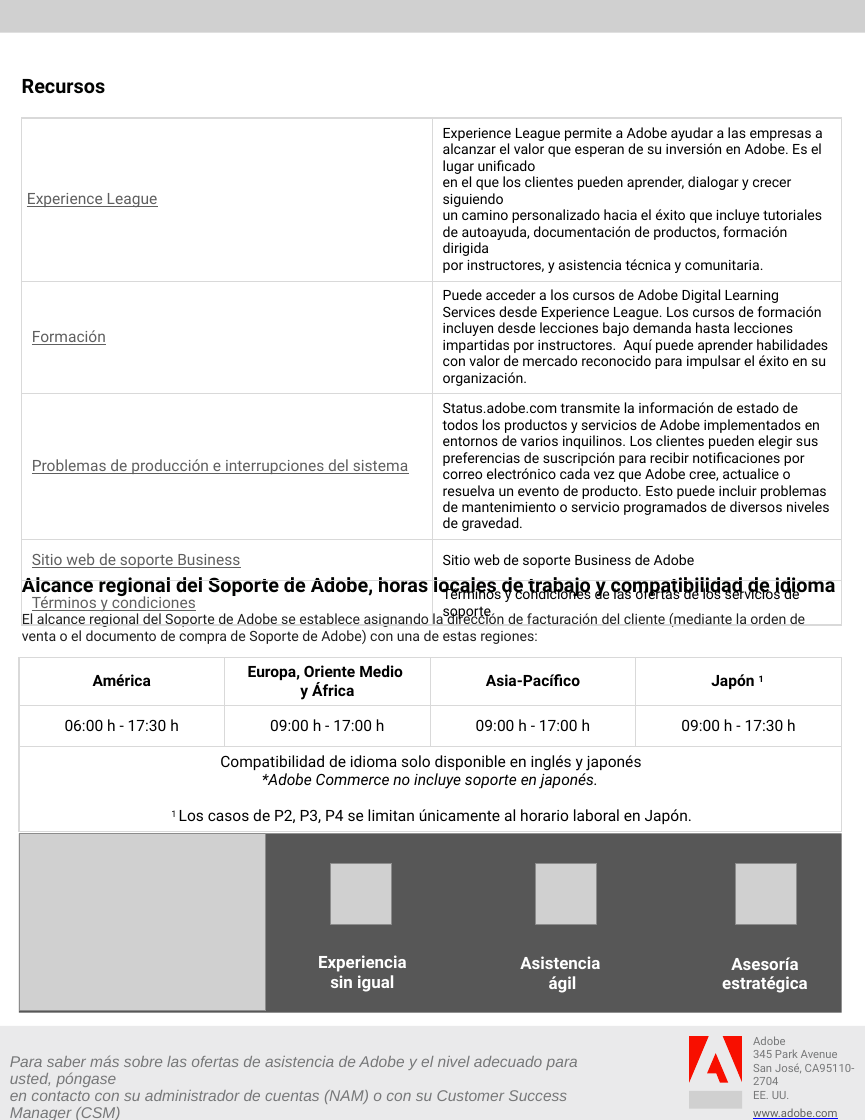
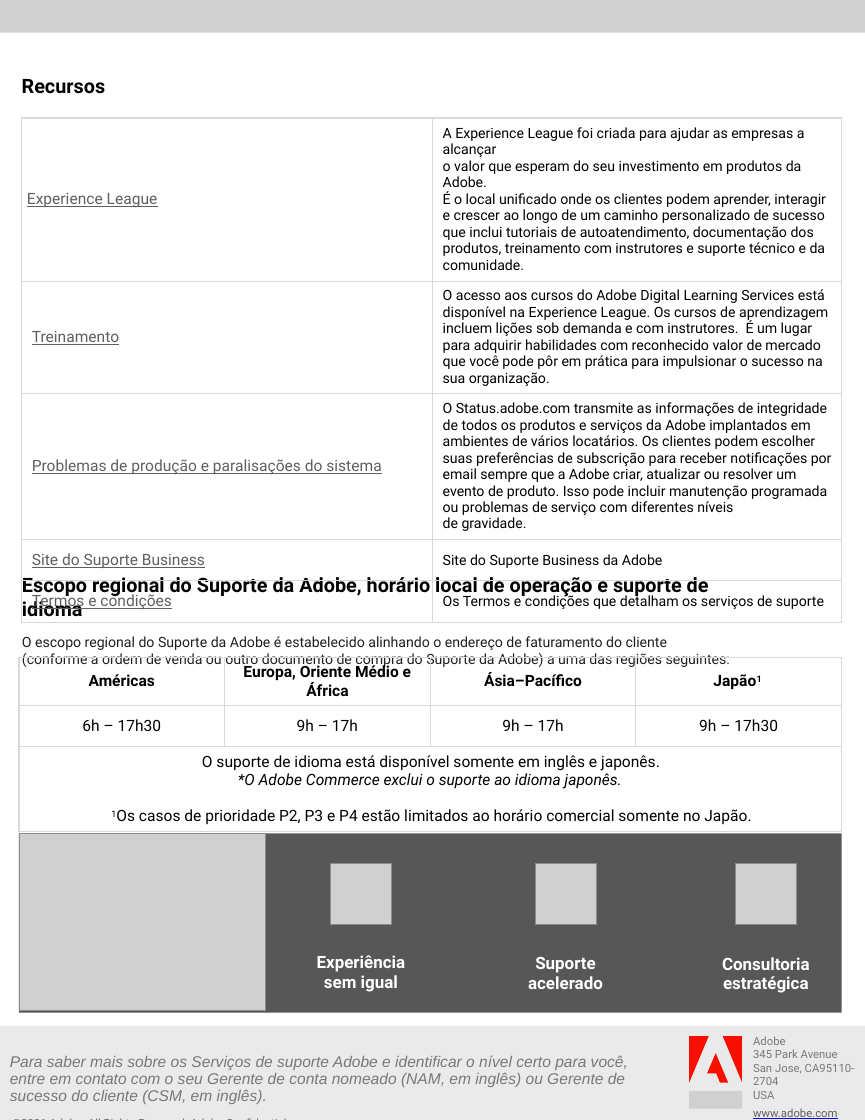
Before and after one commit to AdobeDocs/support-resources.pt-BR, a slide deck: slide 3 of help/data-sheets/assets/BusinessSupportDatasheet.pptx. Drawn at 865x1120 pixels with LibreOffice and Linux fonts; fonts in the diff are those of the drawing; grey boxes stand for pictures; background and template pictures are left out. Boxes give left, top, right and bottom in pixels: in the first picture for what was removed or moved away, otherwise in the second. Text is boxed around its words. In the diff, an @@ line names an element or a change of style, - is before the commit and + after.

```diff
--- a/help/data-sheets/assets/BusinessSupportDatasheet.pptx
+++ b/help/data-sheets/assets/BusinessSupportDatasheet.pptx
@@ table at [21,118,842,615] @@
-row 1, column 2: Experience League permite a Adobe ayudar a las empresas a alcanzar el valor que esperan de su inversión en Adobe. Es el lugar unificado en el que los clientes pueden aprender, dialogar y crecer siguiendo un camino personalizado hacia el éxito que incluye tutoriales de autoayuda, documentación de productos, formación dirigida por instructores, y asistencia técnica y comunitaria.
+row 1, column 2: A Experience League foi criada para ajudar as empresas a alcançar o valor que esperam do seu investimento em produtos da Adobe. É o local unificado onde os clientes podem aprender, interagir e crescer ao longo de um caminho personalizado de sucesso que inclui tutoriais de autoatendimento, documentação dos produtos, treinamento com instrutores e suporte técnico e da comunidade.
-row 2, column 1: Formación
+row 2, column 1: Treinamento
-row 2, column 2: Puede acceder a los cursos de Adobe Digital Learning Services desde Experience League. Los cursos de formación incluyen desde lecciones bajo demanda hasta lecciones impartidas por instructores. Aquí puede aprender habilidades con valor de mercado reconocido para impulsar el éxito en su organización.
+row 2, column 2: O acesso aos cursos do Adobe Digital Learning Services está disponível na Experience League. Os cursos de aprendizagem incluem lições sob demanda e com instrutores. É um lugar para adquirir habilidades com reconhecido valor de mercado que você pode pôr em prática para impulsionar o sucesso na sua organização.
-row 3, column 1: Problemas de producción e interrupciones del sistema
+row 3, column 1: Problemas de produção e paralisações do sistema
-row 3, column 2: Status.adobe.com transmite la información de estado de todos los productos y servicios de Adobe implementados en entornos de varios inquilinos. Los clientes pueden elegir sus preferencias de suscripción para recibir notificaciones por correo electrónico cada vez que Adobe cree, actualice o resuelva un evento de producto. Esto puede incluir problemas de mantenimiento o servicio programados de diversos niveles de gravedad.
+row 3, column 2: O Status.adobe.com transmite as informações de integridade de todos os produtos e serviços da Adobe implantados em ambientes de vários locatários. Os clientes podem escolher suas preferências de subscrição para receber notificações por email sempre que a Adobe criar, atualizar ou resolver um evento de produto. Isso pode incluir manutenção programada ou problemas de serviço com diferentes níveis de gravidade.
-row 4, column 1: Sitio web de soporte Business
+row 4, column 1: Site do Suporte Business
-row 4, column 2: Sitio web de soporte Business de Adobe
+row 4, column 2: Site do Suporte Business da Adobe
-row 5, column 1: Términos y condiciones
+row 5, column 1: Termos e condições
-row 5, column 2: Términos y condiciones de las ofertas de los servicios de soporte
+row 5, column 2: Os Termos e condições que detalham os serviços de suporte
@@ text at [22,577,730,669]: text changed @@
-Alcance regional del Soporte de Adobe, horas locales de trabajo y compatibilidad de idioma
-El alcance regional del Soporte de Adobe se establece asignando la dirección de facturación del cliente (mediante la orden de venta o el documento de compra de Soporte de Adobe) con una de estas regiones:
+Escopo regional do Suporte da Adobe, horário local de operação e suporte de idioma
+O escopo regional do Suporte da Adobe é estabelecido alinhando o endereço de faturamento do cliente
+(conforme a ordem de venda ou outro documento de compra do Suporte da Adobe) a uma das regiões seguintes:
@@ table at [19,657,842,828] @@
-row 1: América | Europa, Oriente Medio y África | Asia-Pacífico | Japón 1
+row 1: Américas | Europa, Oriente Médio e África | Ásia–Pacífico | Japão1
-row 2: 06:00 h - 17:30 h | 09:00 h - 17:00 h | 09:00 h - 17:00 h | 09:00 h - 17:30 h
+row 2: 6h – 17h30 | 9h – 17h | 9h – 17h | 9h – 17h30
-row 3, column 1: Compatibilidad de idioma solo disponible en inglés y japonés / *Adobe Commerce no incluye soporte en japonés. / 1 Los casos de P2, P3, P4 se limitan únicamente al horario laboral en Japón.
+row 3, column 1: O suporte de idioma está disponível somente em inglês e japonês. / *O Adobe Commerce exclui o suporte ao idioma japonês. / 1Os casos de prioridade P2, P3 e P4 estão limitados ao horário comercial somente no Japão.
@@ text at [317,955,406,992]: text changed @@
-Experiencia sin igual
+Experiência sem igual
@@ text at [528,957,603,989]: text changed @@
-Asistencia
-ágil
+Suporte acelerado
@@ text at [722,957,810,993]: text changed @@
-Asesoría estratégica
+Consultoria estratégica
@@ text at [10,1055,628,1104]: text changed @@
-Para saber más sobre las ofertas de asistencia de Adobe y el nivel adecuado para usted, póngase
-en contacto con su administrador de cuentas (NAM) o con su Customer Success Manager (CSM)
+Para saber mais sobre os Serviços de suporte Adobe e identificar o nível certo para você, entre em contato com o seu Gerente de conta nomeado (NAM, em inglês) ou Gerente de sucesso do cliente (CSM, em inglês).
@@ text at [753,1064,855,1099]: text changed @@
-San José, CA95110-2704
-EE. UU.
+San Jose, CA95110-2704
+USA
```
Also in this commit, not shown: 2 other slides changed, 7 other files.
